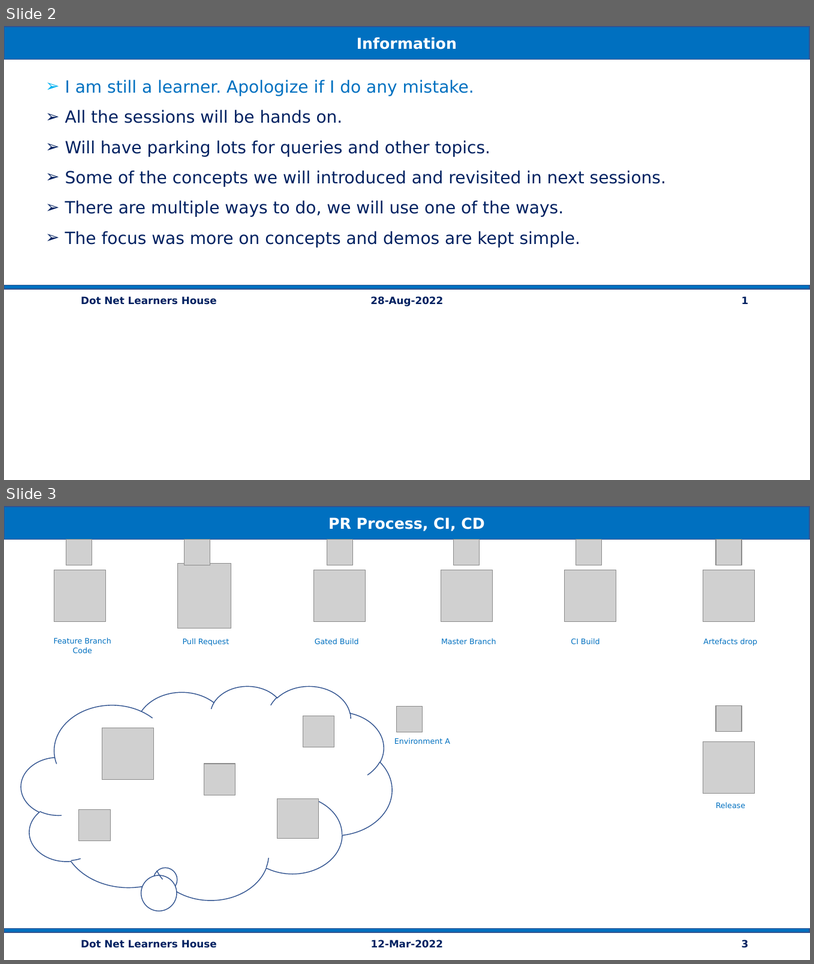
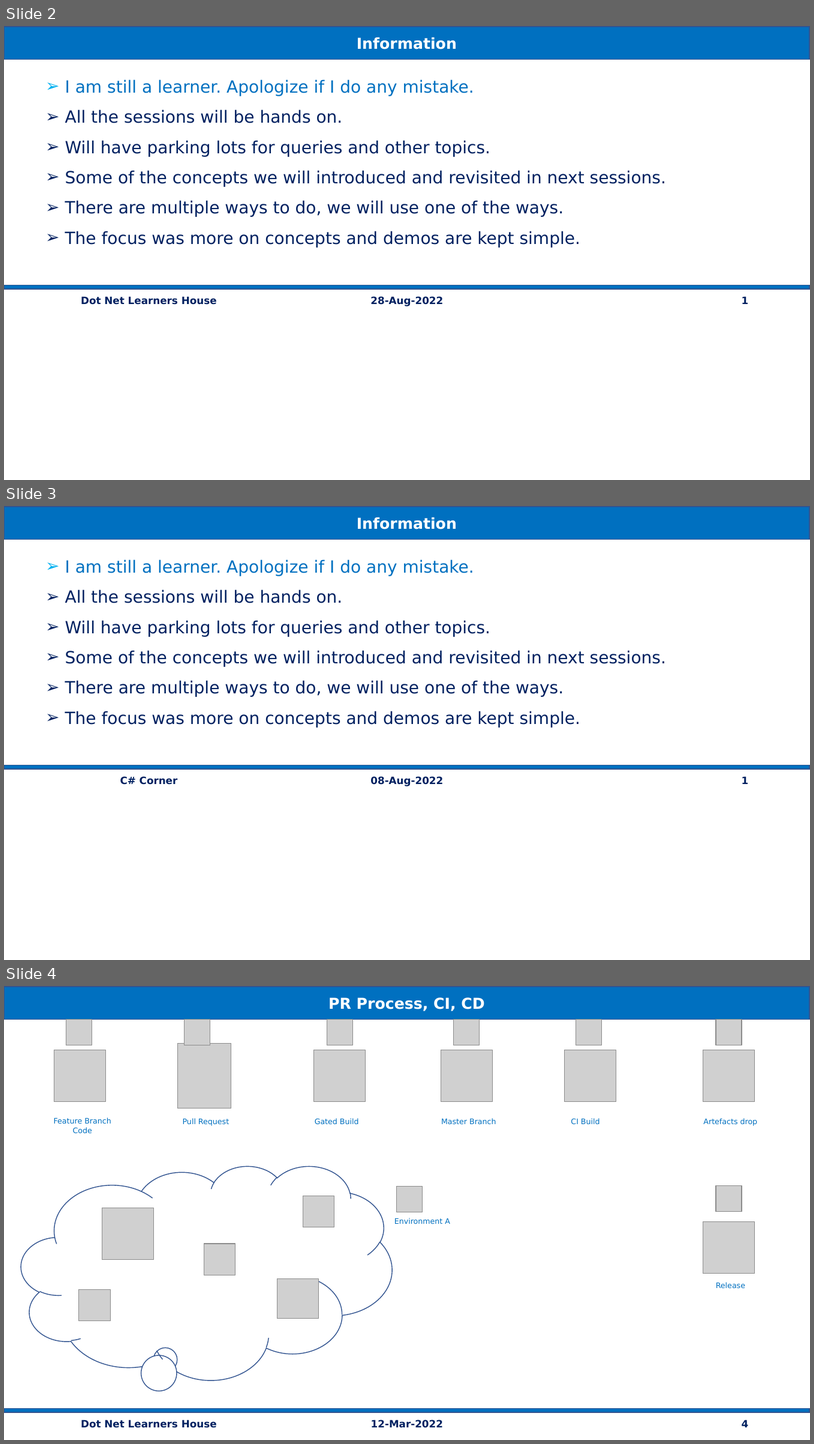
Before and after one commit to vishipayyallore/speaker-series-2022, a slide deck: microsoft-reactor/Demos.pptx. Shown one above the other, each under a label of ours: slides 2 and 3 before the commit, slides 2, 3 and 4 after it. The pictures are 814x964 and 814x1444 pixels, drawn with LibreOffice and Linux fonts; fonts in the diff are those of the drawing; grey boxes stand for pictures. Boxes give left, top, right and bottom in pixels: in the first picture for what was removed or moved away, otherwise in the second. Text is boxed around its words. In the diff, an @@ line names an element or a change of style, - is before the commit and + after.

```diff
--- a/microsoft-reactor/Demos.pptx
+++ b/microsoft-reactor/Demos.pptx
@@ slide 3 added at (x1=4, y1=506, x2=810, y2=960), background #FFFFFF @@
@@ rectangle added at (x1=4, y1=507, x2=810, y2=539), fill #0070C0, outline #325491 1 pt, 18 pt, text #FFFFFF, bold @@
+Information
@@ text added at (x1=65, y1=559, x2=666, y2=727), 20 pt, text #002060 @@
+  ➢ I am still a learner. Apologize if I do any mistake.
+  ➢ All the sessions will be hands on.
+  ➢ Will have parking lots for queries and other topics.
+  ➢ Some of the concepts we will introduced and revisited in next sessions.
+  ➢ There are multiple ways to do, we will use one of the ways.
+  ➢ The focus was more on concepts and demos are kept simple.
@@ rectangle added at (x1=4, y1=765, x2=810, y2=769), fill #0070C0, outline #325491 1 pt @@
@@ text added at (x1=120, y1=776, x2=178, y2=784), 12 pt, text #002060, bold @@
+C# Corner
@@ text added at (x1=371, y1=776, x2=443, y2=786), 12 pt, text #002060, bold @@
+08-Aug-2022
@@ text added at (x1=742, y1=776, x2=749, y2=784), 12 pt, text #002060, bold @@
+1
@@ what was slide 3 is now slide 4 @@
@@ page number at (x1=742, y1=1419, x2=749, y2=1427): text changed @@
-3
+4
```
Also in this commit, not shown: 3 other files.
